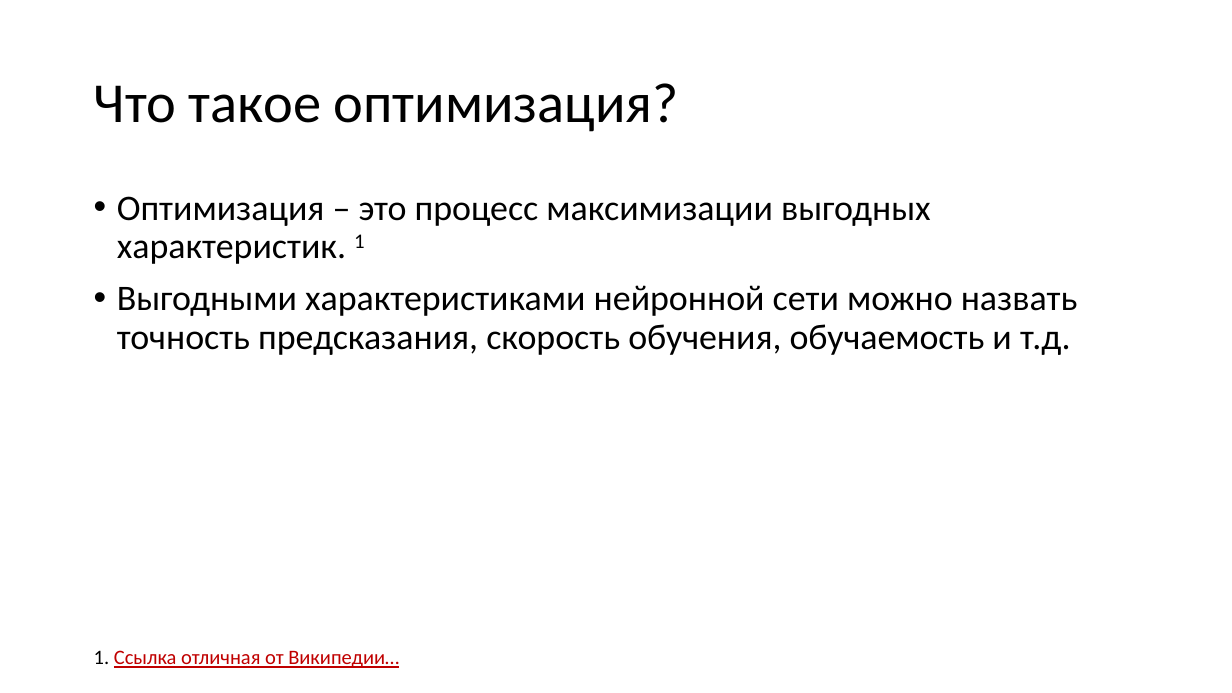
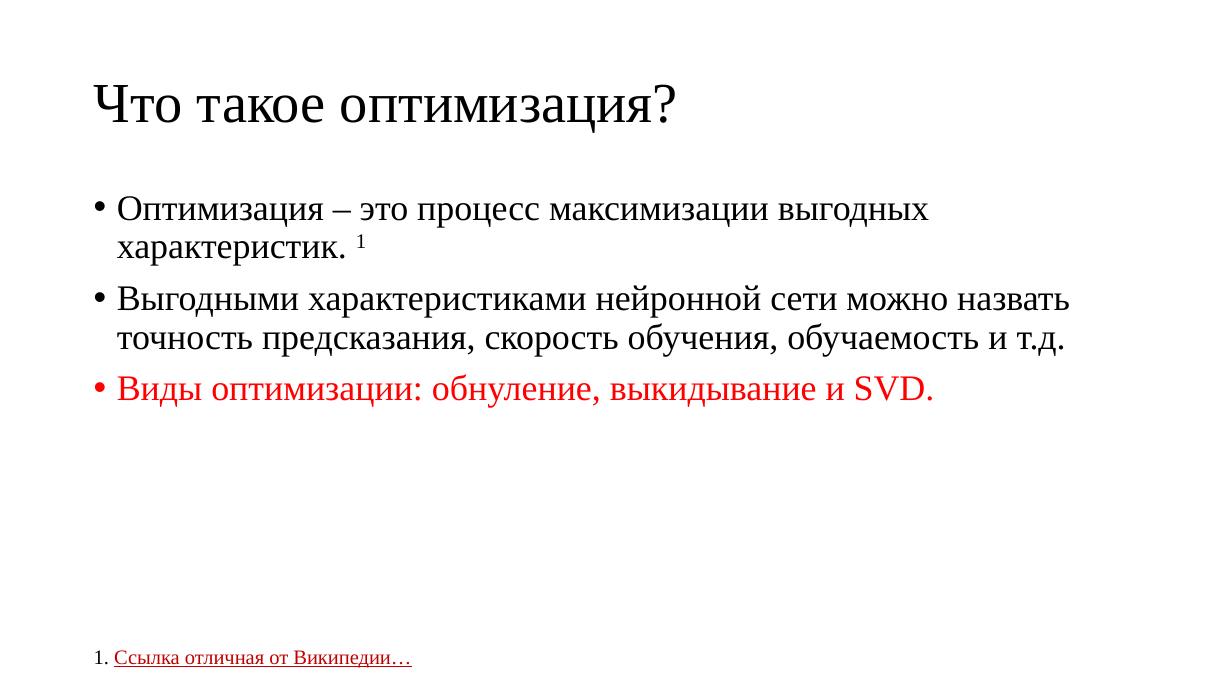
Before and after one commit to sven4500/masters-diploma, a slide deck: slide 8 of Презентация/Пезентация.ppt (slide 4 before the commit). Drawn at 1232x693 pixels with LibreOffice and Linux fonts; fonts in the diff are those of the drawing. Boxes give left, top, right and bottom in pixels: in the first picture for what was removed or moved away, otherwise in the second. Text is boxed around its words. In the diff, an @@ line names an element or a change of style, - is before the commit and + after.

```diff
--- a/Презентация/Пезентация.ppt
+++ b/Презентация/Пезентация.ppt
@@ title "Что такое оптимизация?" at box(94, 84, 678, 133): font Calibri to Times New Roman @@
@@ text at box(117, 196, 1070, 356): font Calibri to Times New Roman in "Оптимизация – это процесс максимизации выгодных характеристи ...", "Выгодными характеристиками нейронной сети можно назвать точн ..." @@
@@ text at box(117, 374, 935, 408): paragraph added @@
+• Виды оптимизации: обнуление, выкидывание и SVD.
@@ text "1. Ссылка отличная от Википедии…" at box(94, 650, 411, 668): font Calibri to Times New Roman @@
```
Also in this commit, not shown: 12 other slides changed, 12 slides added.
